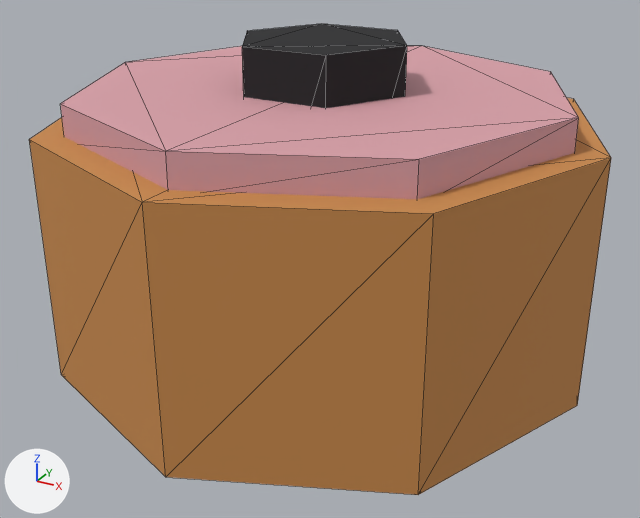
An edit to the glTF model site/models/FD_Donut_01.glb, drawn before and after from the same camera.
The view is the same before and after, from a 50 mm lens placed at (0.0665, -0.1221, 0.0763), pointed at (0.0014, -0.0038, 0.0171). Arrows for +X, +Y and +Z are at lower left; the lights stay in place. The first picture is the older version. Mesh edges are drawn as thin lines. Vertices at exactly the same position are counted once.

The first picture shows 'FD_Donut_01'.
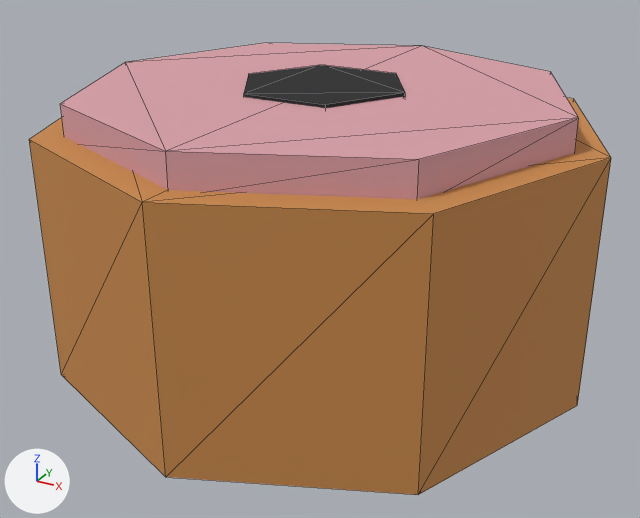
Location of each change, (x1, y1, x2, y2) in pixels of the pictures (640 x 518 px; the box of a moved part takes in the faces that stretch with it):
'FD_Donut_01', reshaped
    before: (29, 24, 611, 495)
    after: (29, 43, 611, 495)
part 1 of me_fd_donut_01, moved or reshaped
    before: (242, 24, 407, 108)
    after: (244, 65, 405, 108)

What changed in the scene script:
```text
Change me_fd_donut_01:
    used by ob_fd_donut_01; location = (0.0, 0.0, 0.0)
    remove me_fd_donut_01.from_pydata(...)  # 44 vertices, 76 faces; spans x -0.045..0.045, y -0.045..0.045, z 0.0..0.0525
    add me_fd_donut_01.from_pydata(...)  # 44 vertices, 76 faces; spans x -0.045..0.045, y -0.045..0.045, z 0.0..0.0455
    me_fd_donut_01 part 1: the loose piece of 12 vertices spanning x -0.014..0.014, y -0.0121..0.0121, z 0.0075..0.0525 is scaled about its middle by (1, 1, 0.9), then moved by (0.0, 0.0, -0.0047)
```
